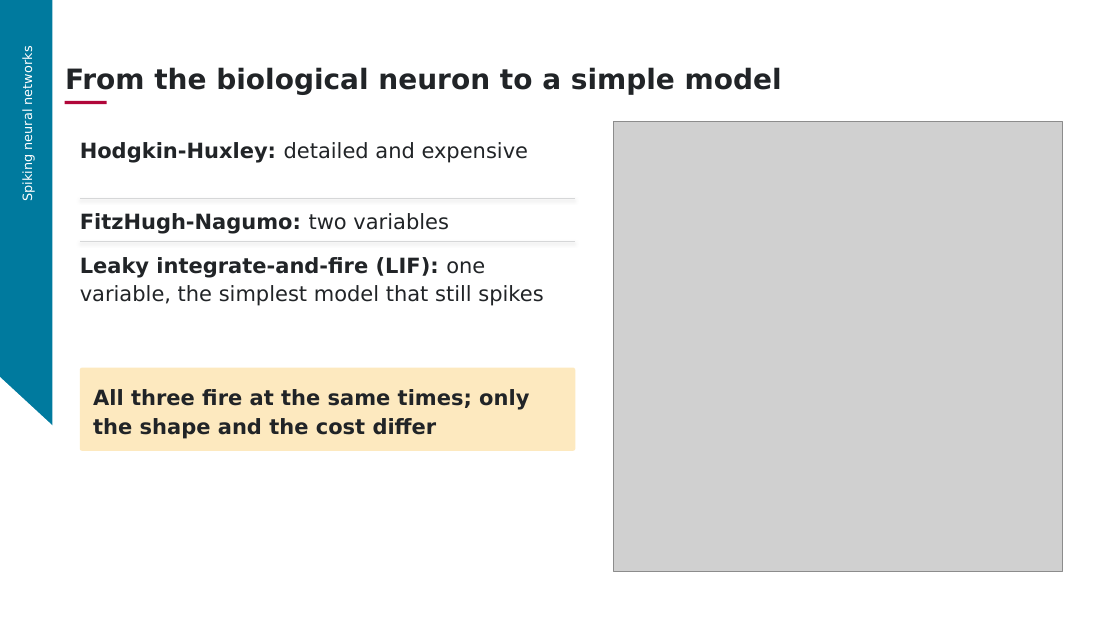
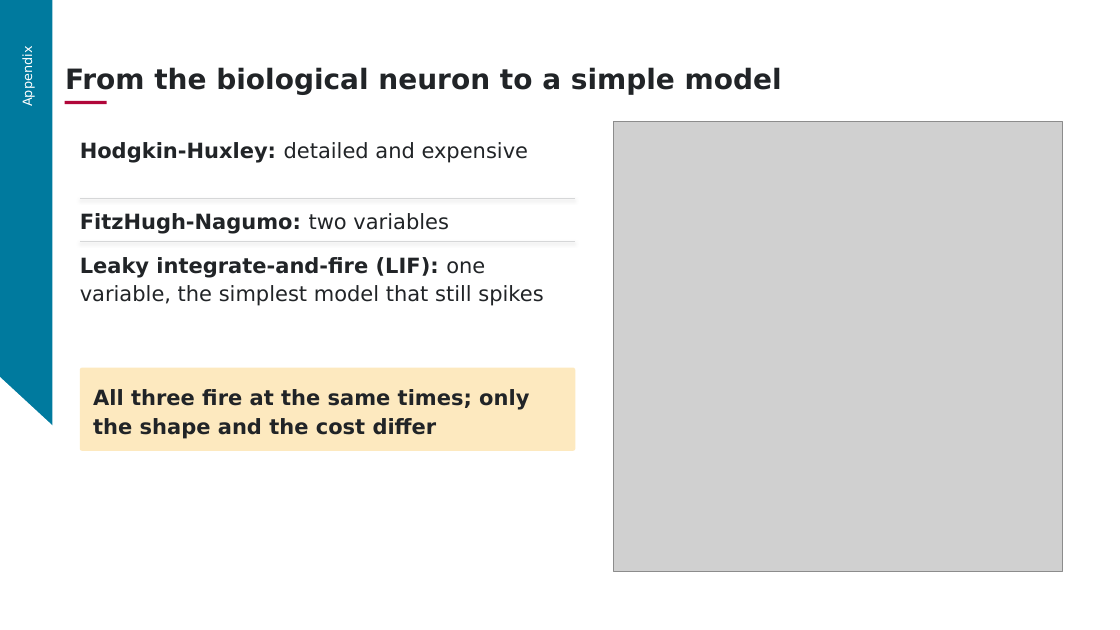
Before and after one commit to aihpi/workshop-spinnaker2, a slide deck: slide 28 of 02_workshop_design/slides/part1.pptx (slide 12 before the commit). Drawn at 1120x630 pixels with LibreOffice and Linux fonts; fonts in the diff are those of the drawing; grey boxes stand for pictures; background and template pictures are left out. Boxes give left, top, right and bottom in pixels: in the first picture for what was removed or moved away, otherwise in the second. Text is boxed around its words. In the diff, an @@ line names an element or a change of style, - is before the commit and + after.

```diff
--- a/02_workshop_design/slides/part1.pptx
+++ b/02_workshop_design/slides/part1.pptx
@@ text at box(20, 52, 35, 105): text changed @@
-Spiking neural networks
+Appendix
```
Also in this commit, not shown: 15 other slides changed, 10 other files.
